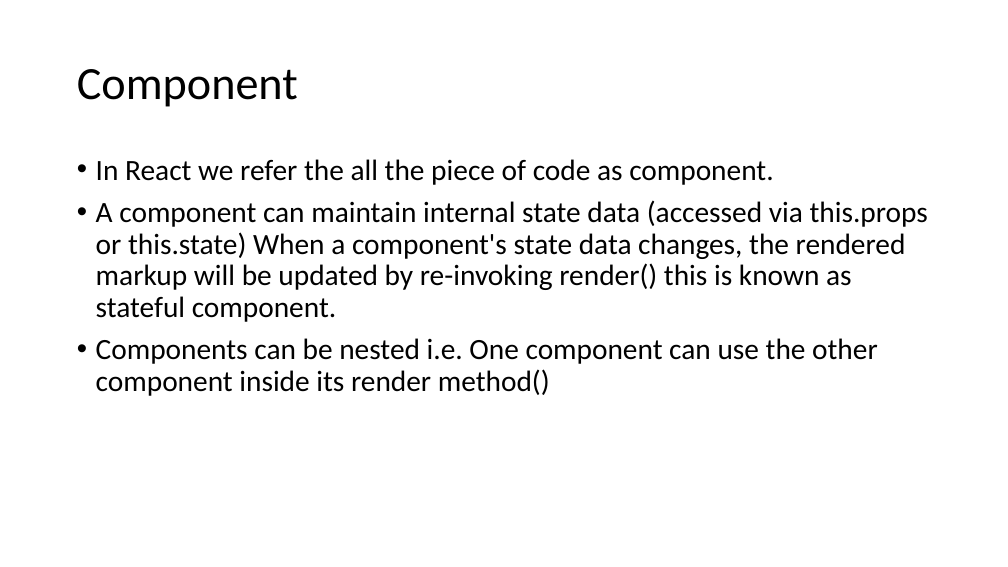
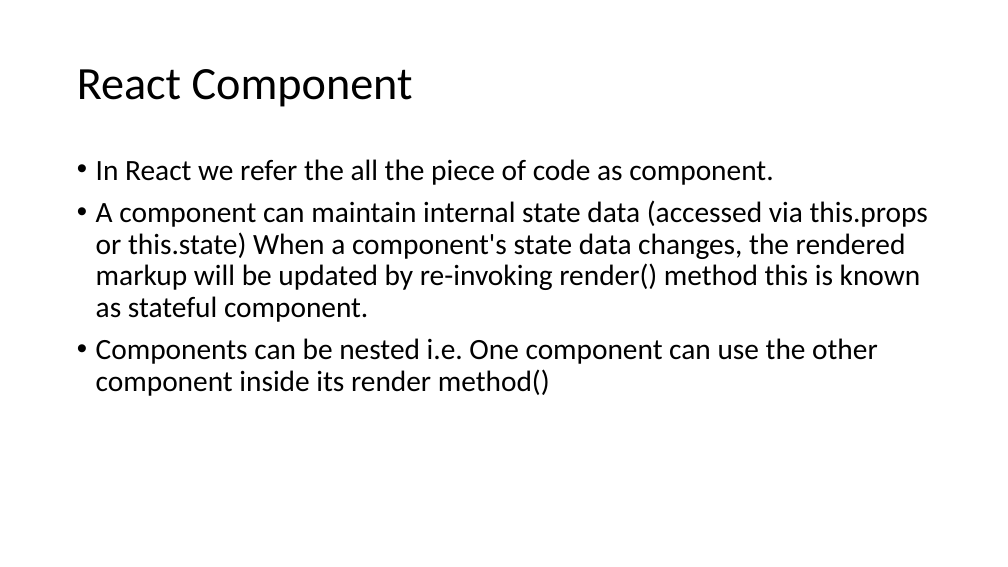
Before and after one commit to awahab29/samplealt, a slide deck: slide 28 of React.pptx (slide 26 before the commit). Drawn at 1008x567 pixels with LibreOffice and Linux fonts; fonts in the diff are those of the drawing. Boxes give left, top, right and bottom in pixels: in the first picture for what was removed or moved away, otherwise in the second. Text is boxed around its words. In the diff, an @@ line names an element or a change of style, - is before the commit and + after.

```diff
--- a/React.pptx
+++ b/React.pptx
@@ title at box(77, 69, 413, 107): text changed @@
-Component
+React Component
@@ text at box(96, 200, 928, 322): text changed @@
-• A component can maintain internal state data (accessed via this.props or this.state) When a component's state data changes, the rendered markup will be updated by re-invoking render() this is known as stateful component.
+• A component can maintain internal state data (accessed via this.props or this.state) When a component's state data changes, the rendered markup will be updated by re-invoking render() method this is known as stateful component.
```
Also in this commit, not shown: 5 other slides changed, 7 slides added, 1 slide removed.
